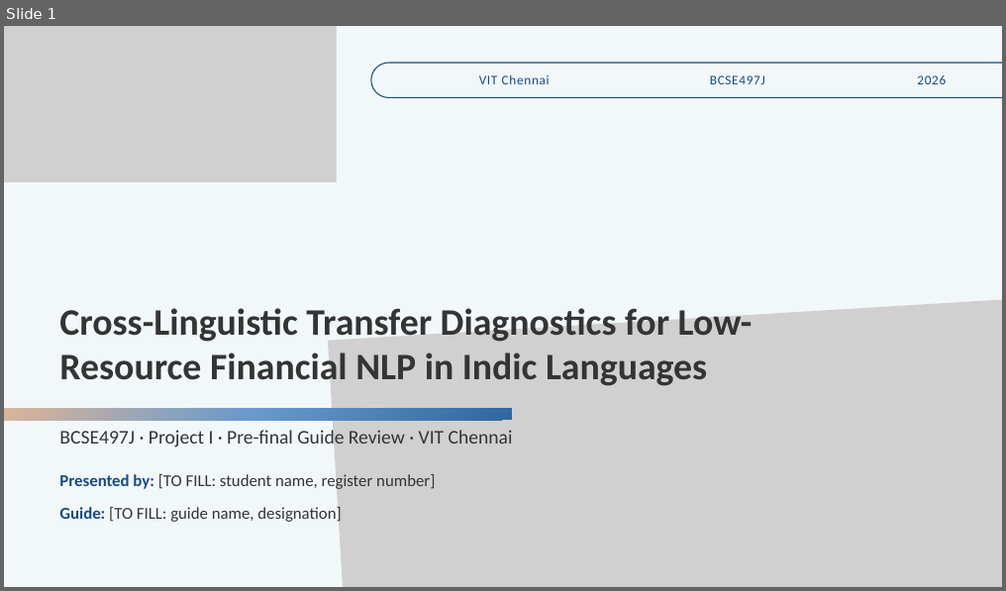
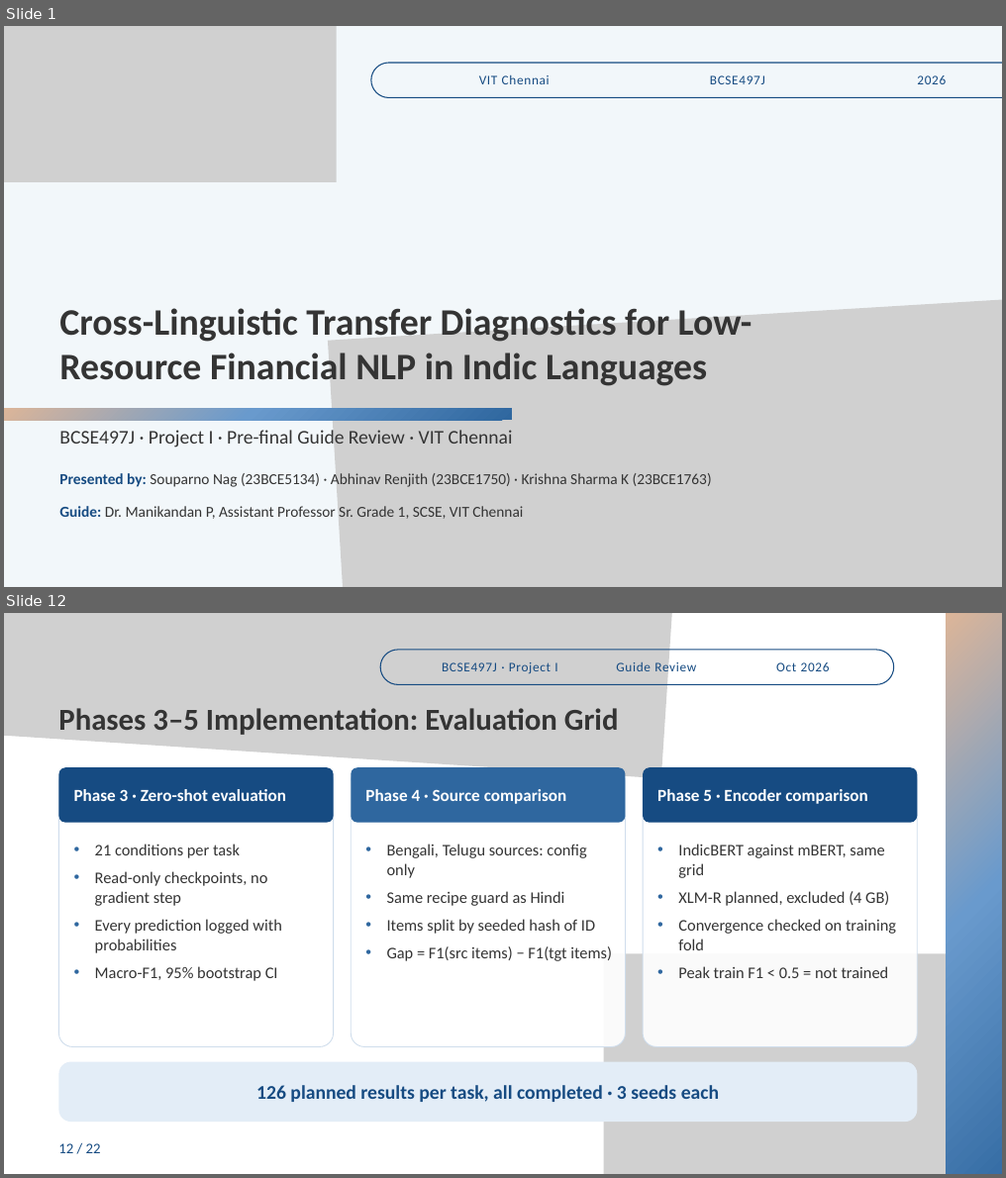
Before and after one commit to souparno-nag/Cross-Linguistic_Transfer_Diagnotic_for_Financial_NLP_in_Indic_Languages, a slide deck: presentation/BCSE497J_Project_I_Final_Review.pptx. Shown one above the other, each under a label of ours: slide 1 before the commit, slides 1 and 12 after it; the slides between them are not shown. The pictures are 1006x591 and 1006x1178 pixels, drawn with LibreOffice and Linux fonts; fonts in the diff are those of the drawing; grey boxes stand for pictures. Boxes give left, top, right and bottom in pixels: in the first picture for what was removed or moved away, otherwise in the second. Text is boxed around its words. In the diff, an @@ line names an element or a change of style, - is before the commit and + after.

Commit message:
Docs: update numeric report, add colour-pages PDF and report PDF; update review deck

```diff
--- a/presentation/BCSE497J_Project_I_Final_Review.pptx
+++ b/presentation/BCSE497J_Project_I_Final_Review.pptx
@@ slide 12 added at (x1=4, y1=613, x2=1002, y2=1174), background #FFFFFF @@
@@ picture added at (x1=4, y1=613, x2=680, y2=779) @@
@@ freeform shape added at (x1=946, y1=613, x2=1002, y2=1174), fill gradient #E4B795 to #699ACD to #2F679F @@
@@ freeform shape added at (x1=380, y1=650, x2=894, y2=684), outline #164B82 1.5 pt @@
@@ text added at (x1=442, y1=663, x2=557, y2=674), 19 pt, text #164B82 @@
+BCSE497J · Project I
@@ text added at (x1=616, y1=663, x2=696, y2=671), 19 pt, text #164B82 @@
+Guide Review
@@ text added at (x1=776, y1=663, x2=830, y2=671), 19 pt, text #164B82 @@
+Oct 2026
@@ text added at (x1=58, y1=708, x2=619, y2=735), 44 pt, text #343434, bold @@
+Phases 3–5 Implementation: Evaluation Grid
@@ rounded rectangle added at (x1=58, y1=767, x2=334, y2=1047), fill #FFFFFF at 90% opacity, outline #CFDDEC 1.25 pt @@
@@ rounded rectangle added at (x1=58, y1=767, x2=334, y2=823), fill #164B82 @@
@@ text added at (x1=74, y1=789, x2=286, y2=801), 24.6 pt, text #FFFFFF, bold @@
+Phase 3 · Zero-shot evaluation
@@ rounded rectangle added at (x1=350, y1=767, x2=625, y2=1047), fill #FFFFFF at 90% opacity, outline #CFDDEC 1.25 pt @@
@@ rounded rectangle added at (x1=350, y1=767, x2=625, y2=823), fill #2F679F @@
@@ text added at (x1=365, y1=789, x2=567, y2=804), 24.6 pt, text #FFFFFF, bold @@
+Phase 4 · Source comparison
@@ rounded rectangle added at (x1=643, y1=767, x2=917, y2=1047), fill #FFFFFF at 90% opacity, outline #CFDDEC 1.25 pt @@
@@ rounded rectangle added at (x1=643, y1=767, x2=917, y2=823), fill #164B82 @@
@@ text added at (x1=657, y1=789, x2=868, y2=804), 24.6 pt, text #FFFFFF, bold @@
+Phase 5 · Encoder comparison
@@ text added at (x1=95, y1=844, x2=282, y2=981), 23.4 pt, text #343434 @@
+• 21 conditions per task
+• Read-only checkpoints, no gradient step
+• Every prediction logged with probabilities
+• Macro-F1, 95% bootstrap CI
@@ text added at (x1=387, y1=844, x2=612, y2=961), 23.4 pt, text #343434 @@
+• Bengali, Telugu sources: config only
+• Same recipe guard as Hindi
+• Items split by seeded hash of ID
+• Gap = F1(src items) − F1(tgt items)
@@ text added at (x1=678, y1=844, x2=896, y2=978), 23.4 pt, text #343434 @@
+• IndicBERT against mBERT, same grid
+• XLM-R planned, excluded (4 GB)
+• Convergence checked on training fold
+• Peak train F1 < 0.5 = not trained
@@ picture added at (x1=603, y1=955, x2=1002, y2=1174) @@
@@ rounded rectangle added at (x1=58, y1=1062, x2=917, y2=1122), fill #E3EDF7 @@
@@ text added at (x1=256, y1=1085, x2=719, y2=1102), 28.1 pt, text #164B82, bold @@
+126 planned results per task, all completed · 3 seeds each
@@ text added at (x1=58, y1=1144, x2=101, y2=1154), 21.1 pt, text #164B82 @@
+12 / 22
@@ slide 1 changed as well @@
@@ text at (x1=59, y1=472, x2=712, y2=489): text changed; size 24 to 22 pt @@
-Presented by: [TO FILL: student name, register number]
+Presented by: Souparno Nag (23BCE5134) · Abhinav Renjith (23BCE1750) · Krishna Sharma K (23BCE1763)
@@ text at (x1=59, y1=506, x2=523, y2=519): text changed; size 24 to 22 pt @@
-Guide: [TO FILL: guide name, designation]
+Guide: Dr. Manikandan P, Assistant Professor Sr. Grade 1, SCSE, VIT Chennai
```
Also in this commit, not shown: 9 other slides changed, 11 other slides added, 9 slides removed, 4 other files.
